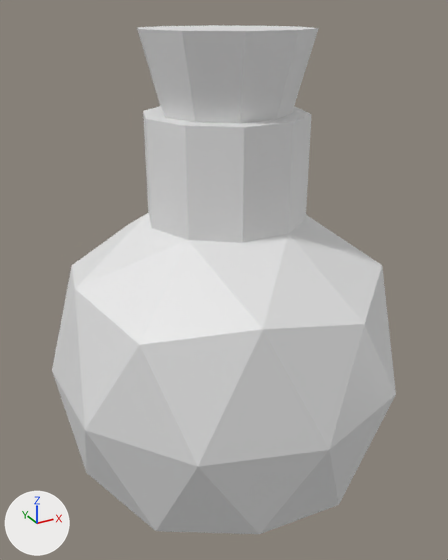
A saved change to the glTF model Items/Potions/Models/MediumPotion.glb.
Camera for both pictures: a 50 mm lens placed at (-0.173, -0.313, 0.21), pointed at (0.0, 0.003, 0.052). Every picture has the same lights, and +X, +Y and +Z are marked at lower left. Where no turn or scale is listed for an object, it has been applied to the vertices.

In view in the first picture: 'Plug', 'Potion'.
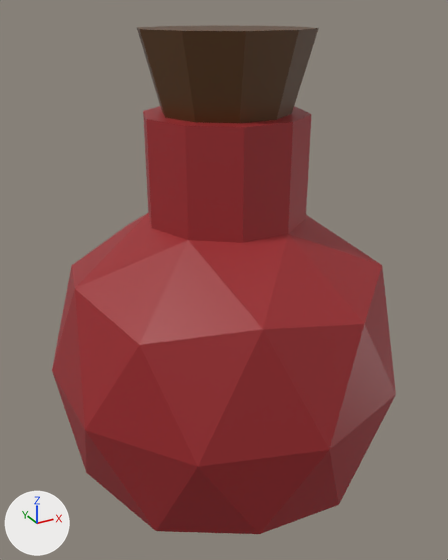
The change in detail:
Material 'Potion' (mat_potion) is new.
Its base color is (0.342, 0.0212, 0.0252) (red #9e282c).
Material 'Wood' (mat_wood) is new.
Its base color is (0.0985, 0.0409, 0.00907) (brown #583918).
me_plug has 20 vertices, 28 faces and spans x -0.049..0.0486, y -0.0466..0.0466, z 0.1558..0.1998.
me_plug now uses material mat_wood (brown #583918).
me_potion has 80 vertices, 148 faces and spans x -0.106..0.106, y -0.111..0.111, z -0.106..0.156.
me_potion now uses material mat_potion (red #9e282c).

Changed parts and their boxes (x1, y1, x2, y2) in the pictures (448 x 560 px):
'Potion', recoloured (grey to red)
    both: (52, 106, 396, 534)
'Plug', recoloured (grey to brown)
    both: (137, 25, 319, 123)
